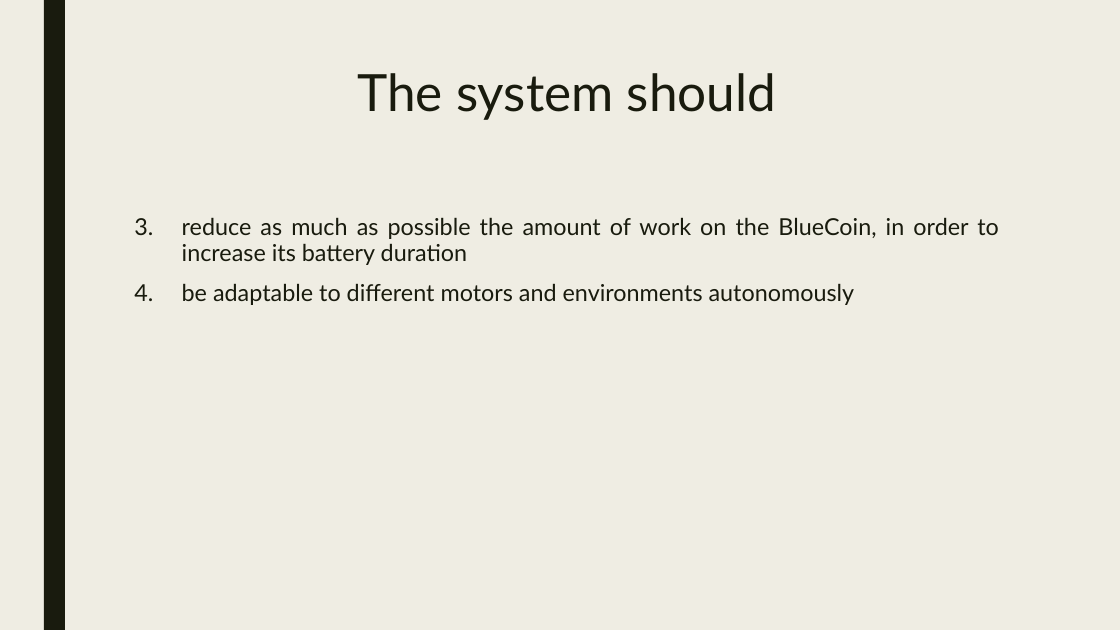
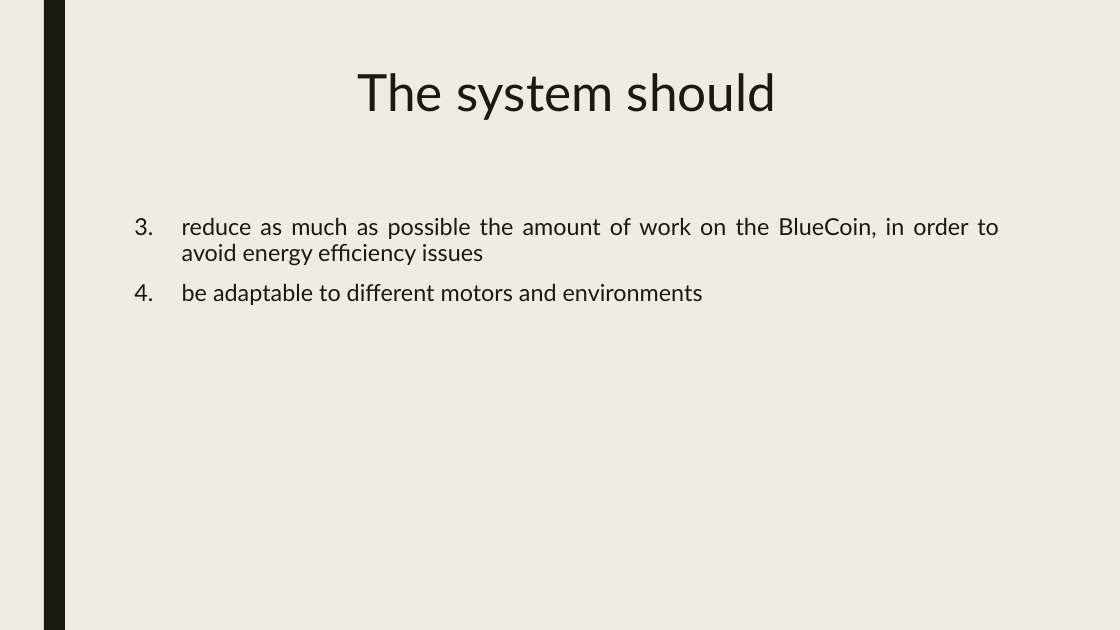
Before and after one commit to urzino/FanMonitoringBlueCoin, a slide deck: slide 5 of Pervasive_presentation_Milestone1_group8.pptx. Drawn at 1120x630 pixels with LibreOffice and Linux fonts; fonts in the diff are those of the drawing. Boxes give left, top, right and bottom in pixels: in the first picture for what was removed or moved away, otherwise in the second. Text is boxed around its words. In the diff, an @@ line names an element or a change of style, - is before the commit and + after.

```diff
--- a/Pervasive_presentation_Milestone1_group8.pptx
+++ b/Pervasive_presentation_Milestone1_group8.pptx
@@ text at [182,217,999,305]: text changed @@
-3. reduce as much as possible the amount of work on the BlueCoin, in order to increase its battery duration
-4. be adaptable to different motors and environments autonomously
+3. reduce as much as possible the amount of work on the BlueCoin, in order to avoid energy efficiency issues
+4. be adaptable to different motors and environments
```
Also in this commit, not shown: 7 other slides changed, 8 slides added, 1 slide removed, 1 other file.
